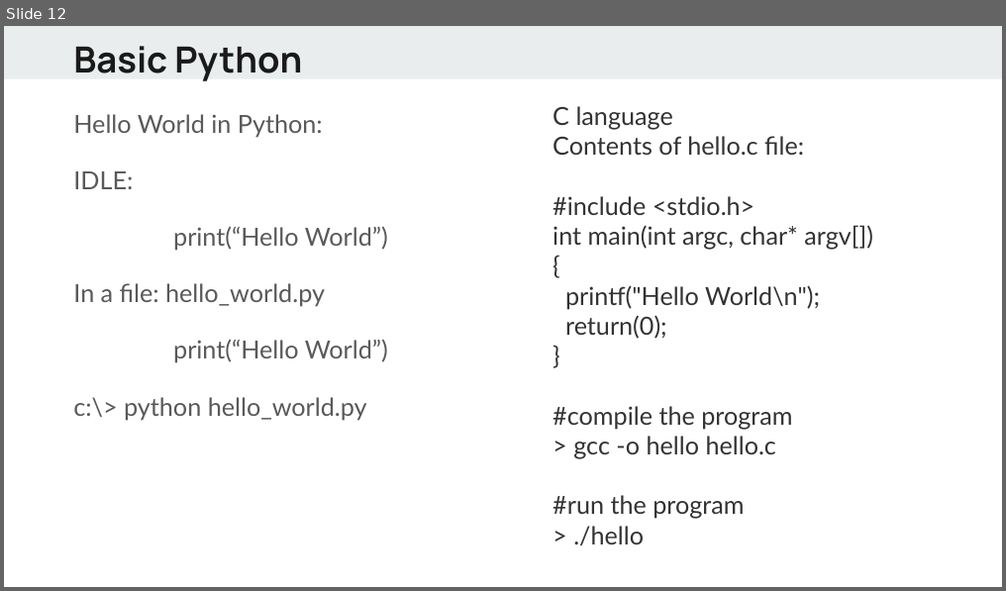
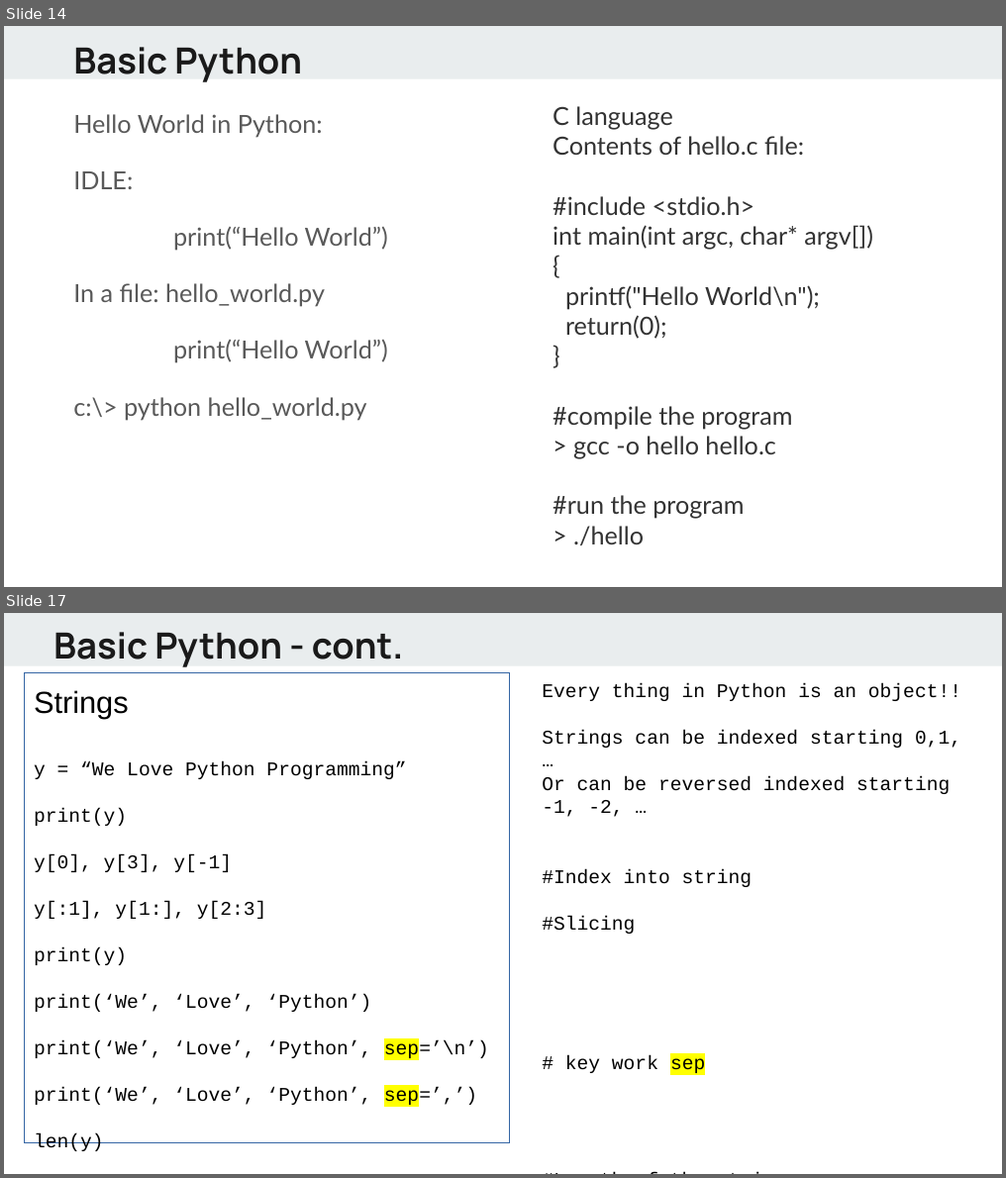
Before and after one commit to alif0/hello_world, a slide deck: lectures/Python - day1.pptx. Shown one above the other, each under a label of ours: slide 12 before the commit, slides 14 and 17 after it; the slides between them are not shown. The pictures are 1006x591 and 1006x1178 pixels, drawn with LibreOffice and Linux fonts; fonts in the diff are those of the drawing. Boxes give left, top, right and bottom in pixels: in the first picture for what was removed or moved away, otherwise in the second. Text is boxed around its words. In the diff, an @@ line names an element or a change of style, - is before the commit and + after.

```diff
--- a/lectures/Python - day1.pptx
+++ b/lectures/Python - day1.pptx
@@ slide 17 added at [4,613,1002,1174], background #FFFFFF; not listed: 1 template element that a slide beside it also shows @@
@@ text added at [54,632,403,667], 26 pt, text #1A1A1A, bold @@
+Basic Python - cont.
@@ rectangle added at [24,672,510,1143], outline #3465A4 0.75 pt, 14 pt, text #000000 @@
+Strings
+y = “We Love Python Programming”
+print(y)
+y[0], y[3], y[-1]
+y[:1], y[1:], y[2:3]
+print(y)
+print(‘We’, ‘Love’, ‘Python’)
+print(‘We’, ‘Love’, ‘Python’, sep=’\n’)
+print(‘We’, ‘Love’, ‘Python’, sep=’,’)
+len(y)
@@ text added at [542,683,961,1073], 14 pt, text #000000 @@
+Every thing in Python is an object!!
+Strings can be indexed starting 0,1, …
+Or can be reversed indexed starting -1, -2, …
+#Index into string
+#Slicing
+# key work sep
+#Length of the string y
@@ what was slide 12 is now slide 14 @@
```
Also in this commit, not shown: 12 slides changed, 7 other slides added, 11 slides removed.
